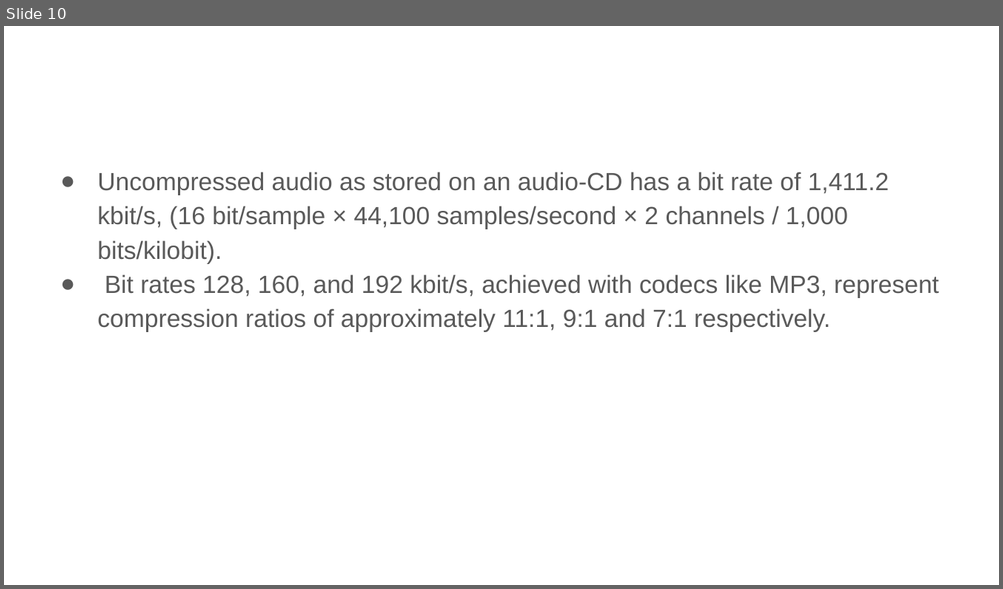
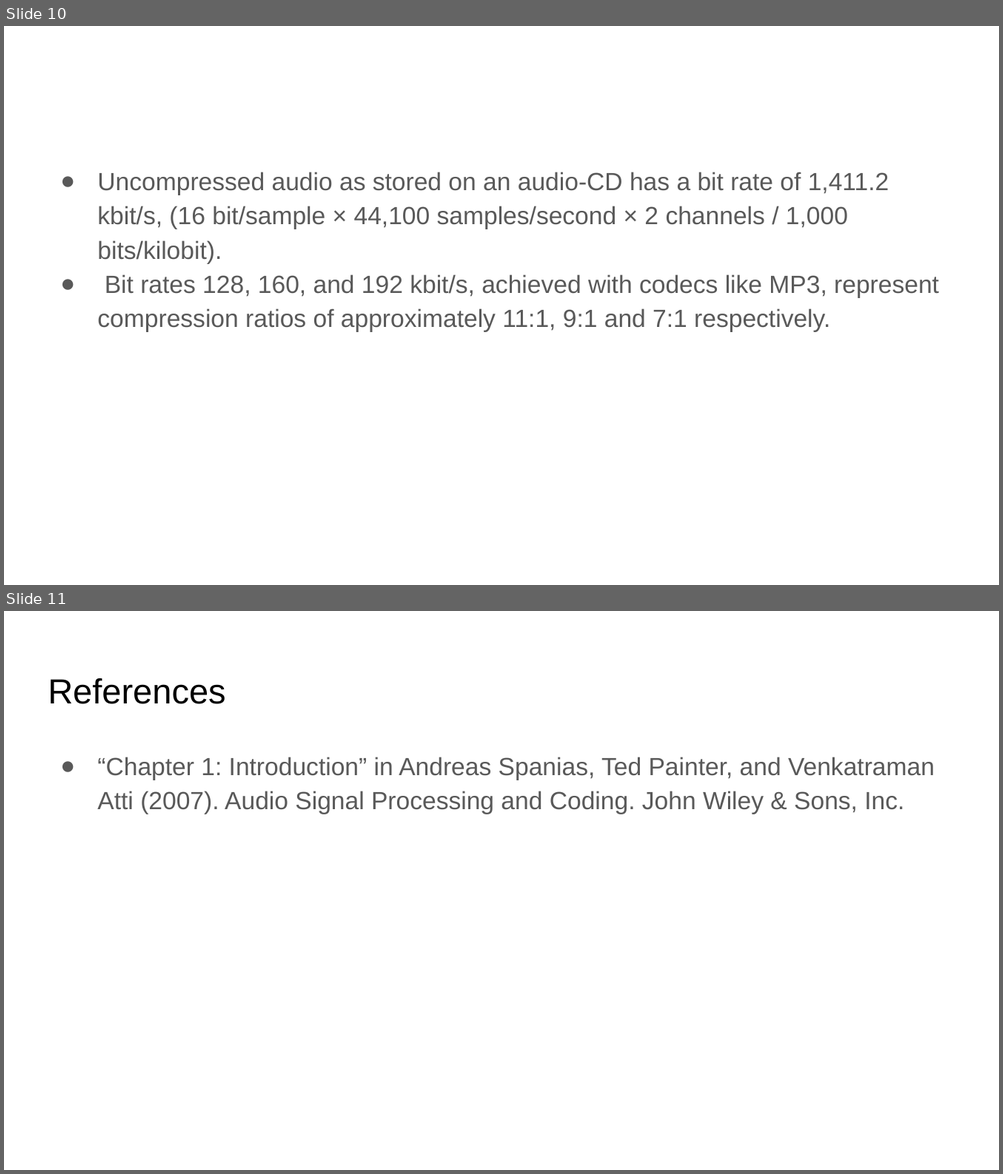
Before and after one commit to xserra/audio-coding-materials, a slide deck: lectures/1. Introduction to audio coding.pptx. Shown one above the other, each under a label of ours: slide 10 before the commit, slides 10 and 11 after it. The pictures are 1003x589 and 1003x1174 pixels, drawn with LibreOffice and Linux fonts; fonts in the diff are those of the drawing. Boxes give left, top, right and bottom in pixels: in the first picture for what was removed or moved away, otherwise in the second. Text is boxed around its words. In the diff, an @@ line names an element or a change of style, - is before the commit and + after.

```diff
--- a/lectures/1. Introduction to audio coding.pptx
+++ b/lectures/1. Introduction to audio coding.pptx
@@ slide 11 added at (4,611,999,1170), background #FFFFFF @@
@@ title added at (48,678,225,704), 25.2 pt, text #000000 @@
+References
@@ text added at (97,757,934,814), 18 pt, text #595959 @@
+● “Chapter 1: Introduction” in Andreas Spanias, Ted Painter, and Venkatraman Atti (2007). Audio Signal Processing and Coding. John Wiley & Sons, Inc.
```
Also in this commit, not shown: 4 slides changed, 1 other file.
